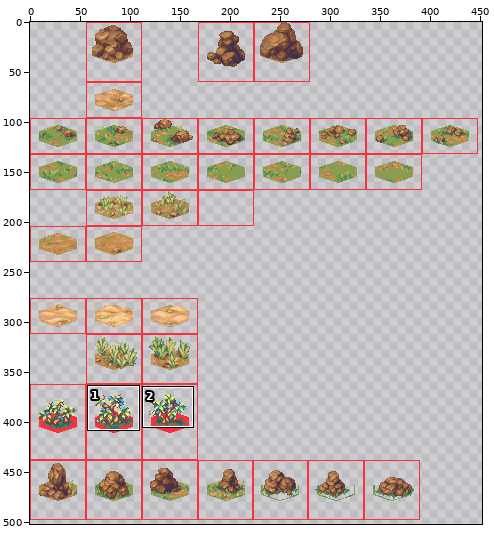
Two versions of one sprite sheet, public/assets/hex-tile-experiment-tiles.png. Above, an overview of the earlier version with the close-up marked.
Close-up. Before the edit:
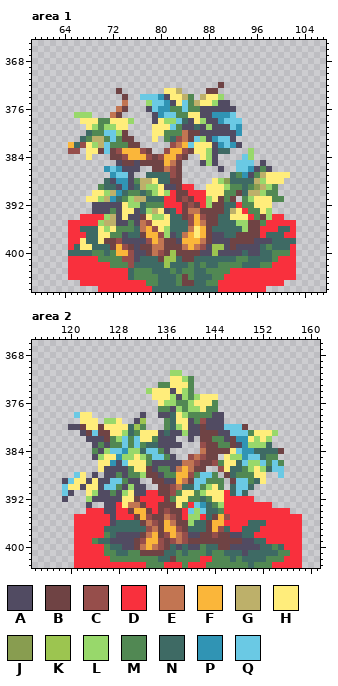
The file is 648x564 pixels. Shown: area 1: x 59..107, y 365..406; area 2: x 114..161, y 366..403. The wide view leaves out empty margins.
Palette (. is transparent): A #514b62  B #6f4344  C #964e4b  D #f9303d  E #c27552  F #fab63a  G #bdb06a  H #ffed7b  J #889d50  K #9cc550  L #98d86b  M #518853  N #3e6a64  P #3094b4  Q #6ac9e4
Pixels before, area 1, first column x 65:
372 .........................B............
373 ........B.......HHG....BB.............
374 .........B..QQQPAHHGM.GHHL............
375 .........E...LQQPAHQMGHHLAA...........
376 ........EB...AQPPMMQMMAAAAAA..........
377 .LLL...EB.....APQQMMHHAAPPPQ..........
378 ..HHHMMHHHL...AHLLQNAHLAAPQQQ.........
379 ...HLMLLHH....HHHQMAANALAAAQP.........
380 ...NMMQQLB....HHMMMEBBAAAAAAP.........
381 ..NMGGMQMBB...H.MNCEBQLAPQQA..........
382 FNCHLGQMMMBB.....CEFQHHHAPQPA.........
383 CC.HHBQBCFFFCB..CFFCBHHLANN...L.......
384 ...H...BBCFFFCBCFFCB..HLA....QL.......
385 ........ABBABBBBFEB...ALA...QQQ.A.....
386 ......PQPAAA..BBECB......A..QQPAMA....
387 .......PQQA..NNNNCB........NMPAMGHHHH.
388 ......NAPPAMGGHNNBB.....HLJNNNNGLHHH..
389 .....MNNAPANGLLHAABDD..HHHLMMNMJGLM...
390 ....HHLGPNMMNMLHLDBBDDDHHHMMBNGGLMM...
391 ...HHLGPNMLGGNNNDDBCBDDLHBMB.MLHHHMM..
392 ....AAAAAHLLNMMMDDDBCBDLBBNNDMMHHH....
393 ....AAAMAHHANLGHANDBEEBBBBNGHDMMHL....
394 ..DDDDLGAHAABHLLHNNBCFCBBNNHHHDMBLDD..
395 DDDDDLGGAAMAECHHHNNNCFEBBNNNLLBBMDDDDD
396 DDNNNHLHMMMNEFCHLNNNEHFBNNNNNLBBDDDNND
397 DDDNNHHMMANNBFFCLANEFHFBAANNBBBBDNNNDD
398 DDHNNHBBCAAAACFEBBAFFFEBAAABBBBAAANNNN
399 DNHHNNNBFCBABBEEBBBEFECAKKABAAAANMNNND
400 NNNNMMNMFFCAABECBKBBBBAAKAAAANAANNMMMD
401 DDDDDMMMMCCANNNBKKNBBNNNNNNNMMNNNNMDDD
402 DDDDDDDMMMCNNNNNKNNNMNMNNMMMMNNNMMDDDD
403 DDDDDDDDDDNMMMNNNMNMMNNMMMMDDDDDDDDDDD
404 DDDDDDDDDDNMMMMNNNMBMNNNMMDDDDDDDDDDDD
405 ..DDDDDDDDDDDMMNNNMBBNNMMDDDDDDDDDDD..
406 .....DDDDDDDDDNNNNNNNNNNNDDDDDDDD.....
Pixels before, area 2, first column x 119:
371 ..................LL....................
372 ..................HHLM..................
373 ................MMHHHM..................
374 ..............LHHHAHLM..................
375 ...............HHHLALMLHHH..............
376 ................HLLMMLHHHM..............
377 ................MMALMLLHMM..............
378 ..QHH........A..AANHLMMMMAA.............
379 ...HHH.LLH..AK...MNHHAMCAAA.............
380 .AABHHBHHHHNKM...MNLHAABAAAQQQB.........
381 ...ABQBBHHLNMHHHANAALAABBBAAQQQMHHHL....
382 ....AAABMLQMQHHMAAA..A.BBMMABPPHLHL.....
383 .....AMAMMQMQMNNAAAA...CBBMMBAPLLLN.....
384 .....MALQQPLLNQQMA.....EBBBBHQPPNNNNB...
385 .....ALHHPLLHLMQQMA..CECBB.HLLPQQNMM....
386 ......HHPAQHHHMAAAAAEECBBCMHHNQLLQMQM...
387 ......HAAAAMHHBAMMAEFEBB..CHNNMLHLNQQ...
388 ..QH.A.AAMAMMLBBAMMFFCMQQM.BNMMMHH..Q...
389 AQHHAHAAQQMAA..BBAAFEBQQMMM.BQQMNH......
390 QHHAHHAQQMALAA..BBCENNQMLHM.NQQN........
391 QA..HLAAMALHAADDBBCMHHMLHHHDNQN.........
392 A...LAAAAAHHBDDDDBMHHMMNMHHDDDDD........
393 ....A..AADHEEBDDBBBHMDQPNMLDDDDDDDD.....
394 ....DDDAADDBFFBDBCBBDQLQNNMDDDDDDDDDDD..
395 ..DDDDDDADDDBFCBBECBDLLDNBFCDDDDDDDDDDDD
396 ..DDDDDDANNNNBECBFEBBLNNBFFDDDDNNNDDDDDD
397 ..DDDDDNNNNNNNCEBFFCBNNNBFCNDDNNNDDDDDDD
398 ..DDDDDMNAAAABEFBCFECAABBCBBAANNDDDDDDDD
399 ..DDDMNNAAAABCFFCBCECBBBBBBBBBAANNDDDDDD
400 ..DDDDDMNNAABEFECBNANAAMNNBBAAAAANNMNDDD
401 ..DDDDDMMNNMMBBBBNNMNMMMNMMNNNANNNNNMMDD
402 ..DDDDDDMMMMMMMMNNBMMMMDDMMMNMNNNNMMMDDD
403 ..DDDDDDDDDDDDMMMDDDMDDDMMMMMMMNMMMDDDDD
After the commit:
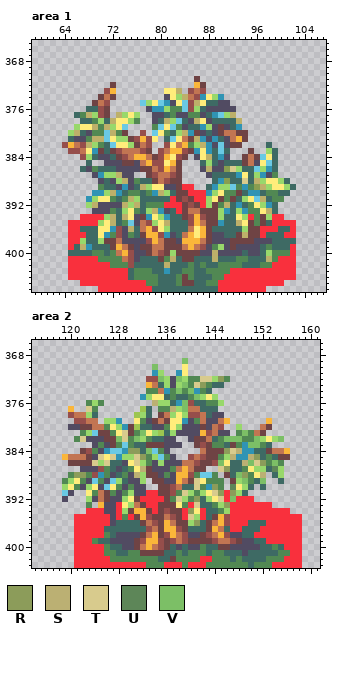
Colours new in this view: R #8c9c5a  S #bbb073  T #d8cb8d  U #5d8658  V #7cbf66
Message: Touching up some of the bush graphics.
Changes in this commit:
Changed rows in their new state; - is an unchanged pixel.
Area 1:
first column x 64:
371 ----------------------B----------------
372 --------B-------------FB--.------------
373 -------CF.-----------CEC..-------------
374 ------BEB-.--....--L-ECP-LP------------
375 -----BEC--.--Q-H-----C--NN-------------
376 ----NNCB-..----P-L---CLN---------------
377 --NMGLCB.GLHL---ANMAAMM-N-QLG----------
378 ---NNMLNG---M---NG----GH-NNNNG---------
379 --LH-G-G--Q----MQ----N-P--B-N----------
380 -LGNA---GM---C-Q--NLGP--N-BEEBB--------
381 -NAA---QHLL-CFC--NQH--GP--NAEFB--------
382 C-E-G-MNQHHL-EC--CH--MLGP-QABB----N----
383 ---E-P-N--EEE---CE----P-PNQ----B--LN---
384 ---CLNAAN--E--E---H---A-GNPA--BEBQHN---
385 ----N--AA----EFCCHF----N-NANNNBEAHQN---
386 ---NAMNNNA---BBECFE----AGA-JTLNNQLPN---
387 -----APLLGA---BCEE------ANNN-PHNLPAM..-
388 ------A--LG--NNBEC-------NP---T-----LN-
389 ---------------H--------NPL-Q-P----HHLN
390 -----PP--------PG-N-----PL-----PPN--NN-
391 ----PLHHM--GLN---N-----------NLHQGN----
392 ----LG----G-G-------------MG-PN--LPN---
393 ---------NL-M---P---------LPNLP---GN---
394 ---------NGH--PH-P--------L-N-L--------
395 -------H-NMQ---L-G--------P--GH-MBN----
396 -------HPCAG---------------------------
397 -------P-C-M-----P------------G--------
398 ---L--L--E-----------------------------
399 ---GP-----E--------------ML------------
400 ---------E--------L------G--------L----
401 ----------E------MG------G--------G----
402 -----------------G---------------------
403 -----------------PN--------------------
Area 2:
first column x 119:
369 --------------------V-----------------
370 ---------------V----H-----------------
371 ---------------PL-.PH-----------------
372 --------------CCVLAV--MTTLRM----------
373 --------------FENLALV-TRMNN-----------
374 --------------MMEPMVMVPMN-------------
375 -------------PL--NMNN-VL-L------------
376 ----MLM--------SL-NPVCNNM-L-----------
377 -F--TM-------KN---S-VEENNN------------
378 -CEELN------KLN-BEL--CCEN-------------
379 --CCEE---P--HMABEBH-P--E--EF------F---
380 ----BEEM-LPB-NNAA-H-A----EC..L.--EB---
381 ---ML---M-TB-V-LK-L-A--FCE--.MV-EB..--
382 --MT----BVT-VLMNN-----B-EN-VVVMMVLHLV-
383 --------B---NNBBB-----B--M-N-M-VVM----
384 ---BC--P---RR-V------------RTS----BEEF
385 FEEEB-T-T---TR-L----------MLSP-SR--NBB
386 -BBBBTLTNNA-TL--L---------V-N-SVTR-V--
387 ---AAACMN-N--S--AAM-------TR---HL--UL-
388 -MRRMCPM-NMAS-----A----------VR--S-NL-
389 ML-M-QM--LN--L--------TH-----LV--V--N-
390 L-M-L---H--M----------T-PR--UHL--N----
391 -----MEB--ML--------TL---TR-RL--------
392 ------EB--L--------TL-R-L-T-V---------
393 ----M-F----L----------TN---R----------
394 ----------L----------RHD---L----------
395 ----------M----------T----------------
396 ----------------------R--E-C----------
397 --------------------------E-----------
398 ------------------------CEFC----------
399 -------------------------CEEC---------
Where, in picture pixels (left, top, right, bottom), the same in both close-ups:
changed: (62, 76, 296, 274)
changed: (62, 358, 290, 544)
